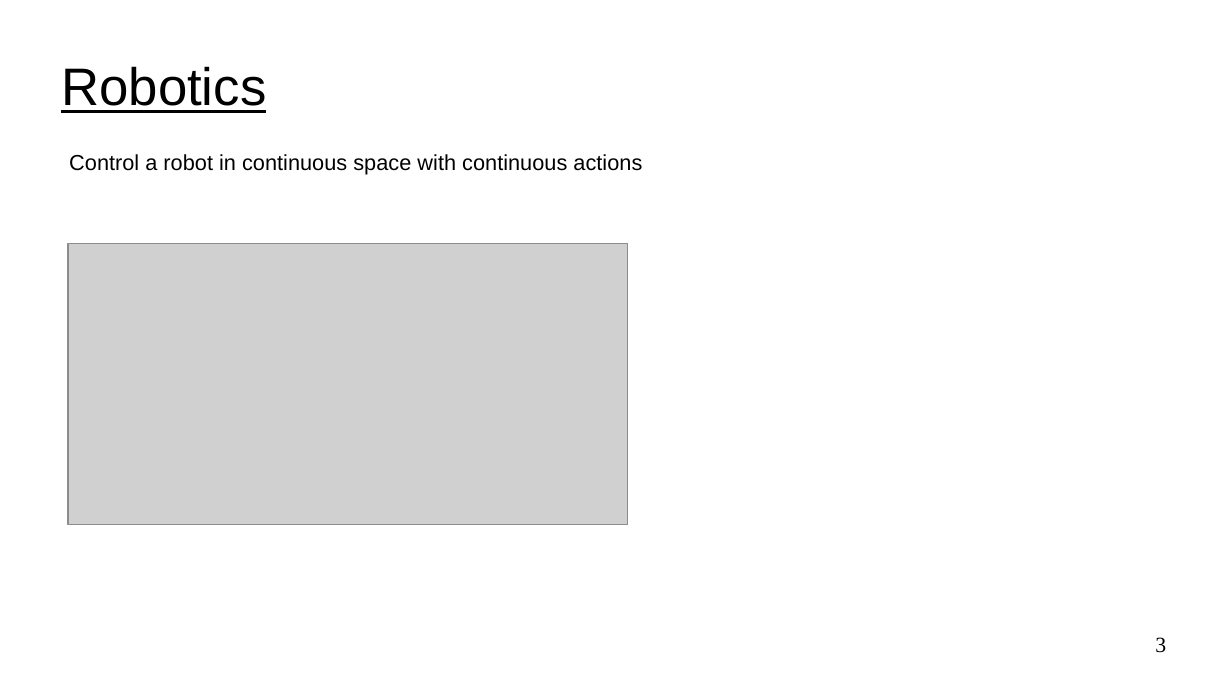
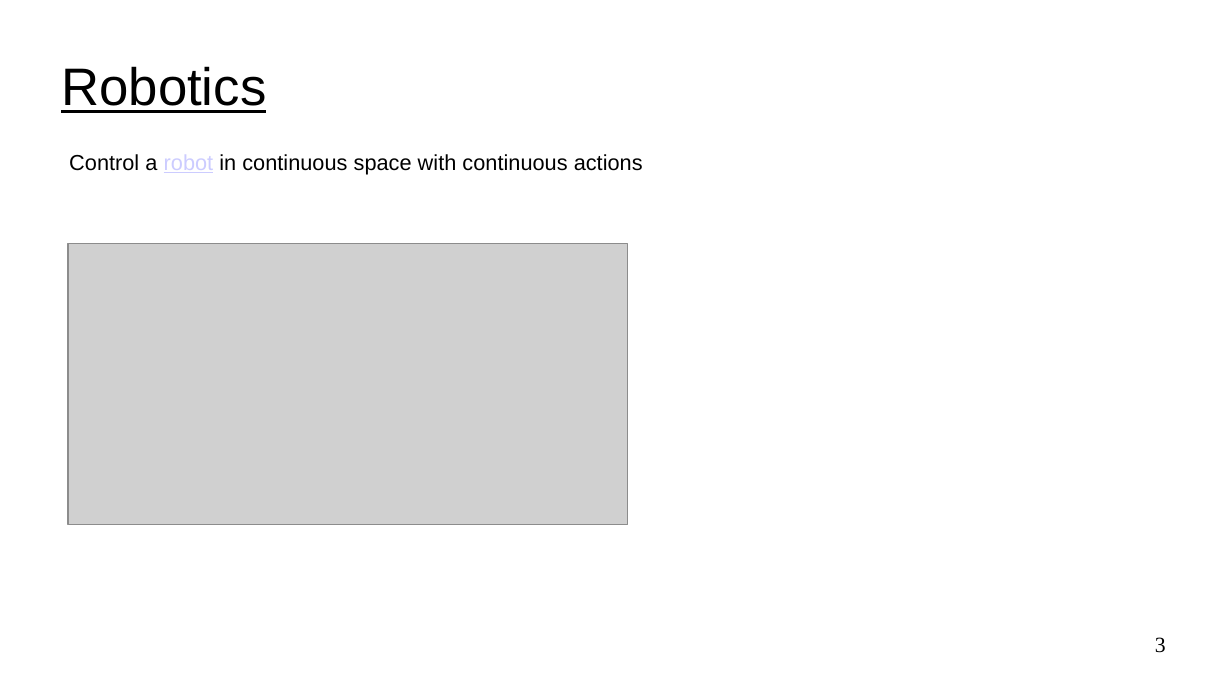
Before and after one commit to jackburke12/applied_reinforcement_learning, a slide deck: slide 3 of 01_rl_fundamentals/rl_application_examples.ppt. Drawn at 1232x693 pixels with LibreOffice and Linux fonts; fonts in the diff are those of the drawing; grey boxes stand for pictures. Boxes give left, top, right and bottom in pixels: in the first picture for what was removed or moved away, otherwise in the second. Text is boxed around its words. In the diff, an @@ line names an element or a change of style, - is before the commit and + after.

```diff
--- a/01_rl_fundamentals/rl_application_examples.ppt
+++ b/01_rl_fundamentals/rl_application_examples.ppt
@@ text "Control a robot in continuous ..." at [69,154,643,175]: text colour #000000 to #CCCCFF, underline on in "robot" @@
```
Also in this commit, not shown: 3 other slides changed, 1 other file.
